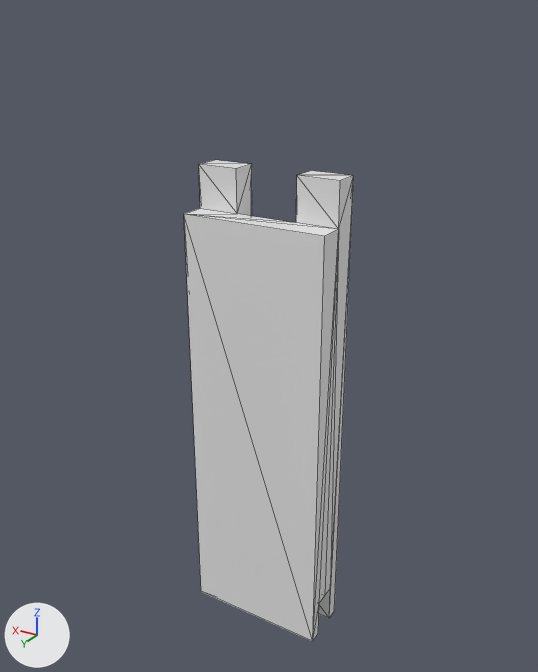
Two versions of the glTF model web/stl/twister_bracket.glb, one commit apart.
Rendered twice from a 50 mm lens placed at (-26.0, 52.0, 58.9), pointed at (7.3, -3.5, 31.1). The lights are fixed; the arrows at lower left show +X, +Y and +Z. The first picture is the older version. Mesh edges are drawn as thin lines.

Names of what the first picture shows: 'twister_bracket.stl'.
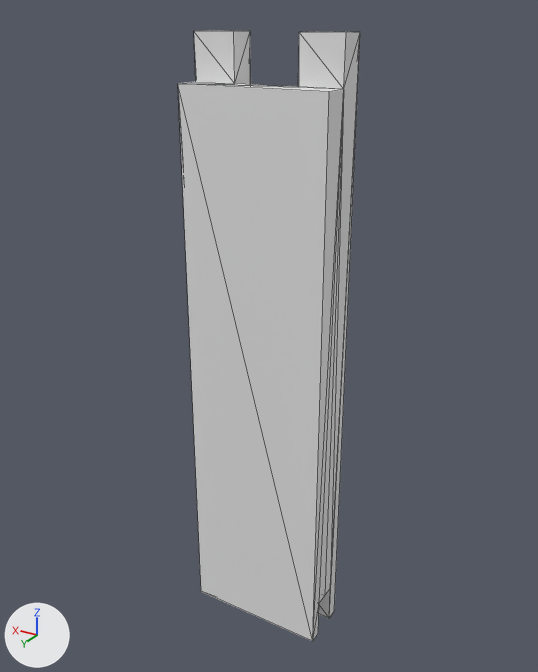
Changed parts and their boxes [x1, y1, x2, y2] in the pictures (538 x 672 px):
'twister_bracket.stl', reshaped (7% wider, 27% taller)
    before: [184, 160, 354, 642]
    after: [178, 30, 360, 642]

The change, as a list of edits to the scene's bpy script:
```text
Change me_twister_bracket_stl:
    used by ob_twister_bracket_stl; location = (0.0, 0.0, 0.0)
    remove me_twister_bracket_stl.from_pydata(...)  # 36 vertices, 68 faces; spans x 0.0..14.0, y -5.0..0.0, z 0.0..46.7
    add me_twister_bracket_stl.from_pydata(...)  # 36 vertices, 68 faces; spans x 0.0..14.0, y -5.0..0.0, z 0.0..57.7
    me_twister_bracket_stl part 1: all 14 vertices in x 0.0..14.0, y -5.0..0.0, z 42.7..46.7 are moved by (0.0, 0.0, 11.0)
```
